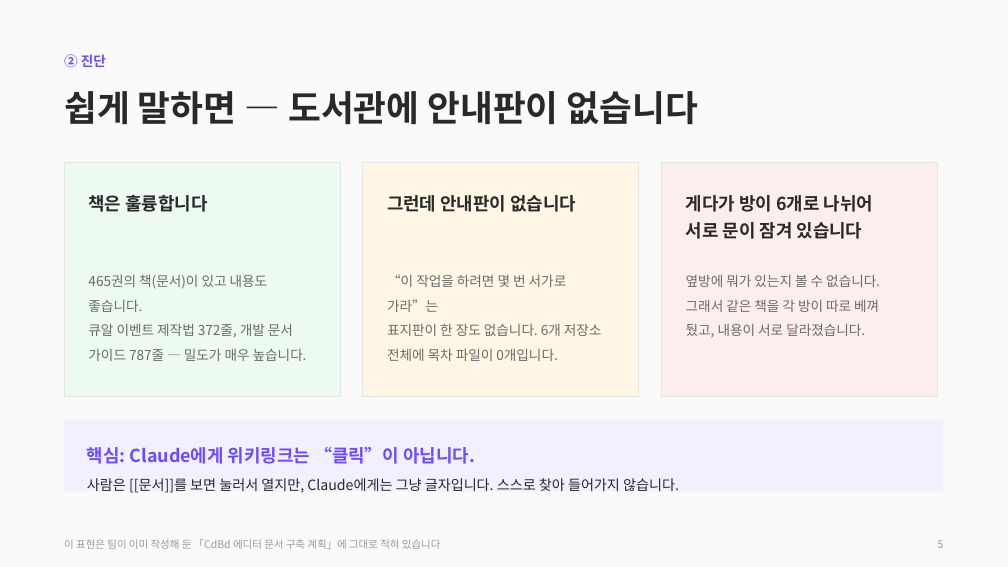
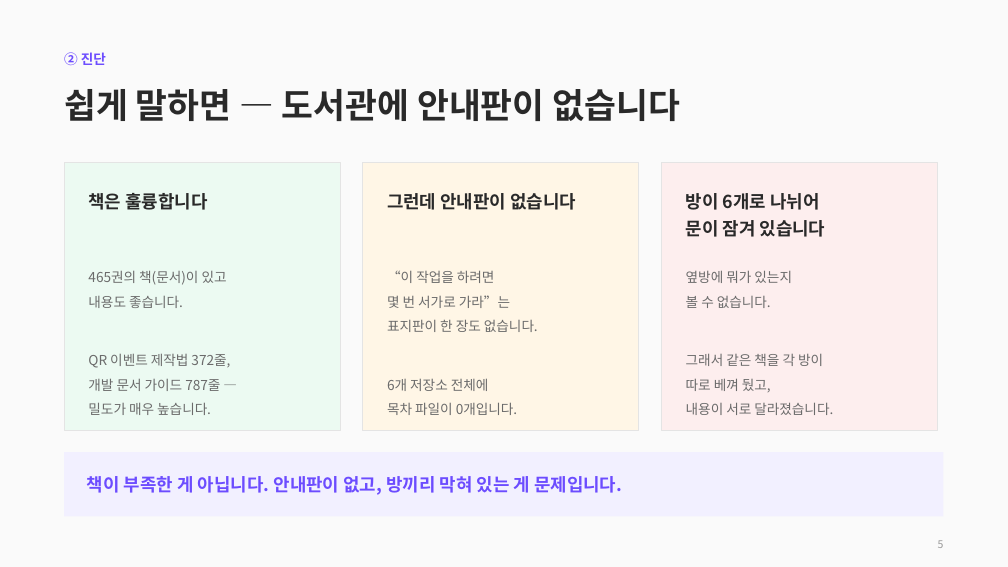
Before and after one commit to CdBd-in/design, a slide deck: slide 6 of CdBd 문서 체계 진단 및 개편 제안.pptx. Drawn at 1008x567 pixels with LibreOffice and Linux fonts; fonts in the diff are those of the drawing. Boxes give left, top, right and bottom in pixels: in the first picture for what was removed or moved away, otherwise in the second. Text is boxed around its words. In the diff, an @@ line names an element or a change of style, - is before the commit and + after.

```diff
--- a/CdBd 문서 체계 진단 및 개편 제안.pptx
+++ b/CdBd 문서 체계 진단 및 개편 제안.pptx
@@ text "쉽게 말하면 — 도서관에 안내판이 ..." at [64,89,680,121]: size 34 to 33 pt @@
@@ rectangle: place and size @@
-rectangle at [64,163,340,397]
+rectangle at [64,163,340,431]
@@ rectangle: place and size @@
-rectangle at [363,163,639,397]
+rectangle at [363,163,639,431]
@@ rectangle: place and size @@
-rectangle at [662,163,938,397]
+rectangle at [662,163,938,431]
@@ text at [686,193,826,237]: text changed @@
-게다가 방이 6개로 나뉘어
-서로 문이 잠겨 있습니다
+방이 6개로 나뉘어
+문이 잠겨 있습니다
@@ text at [88,271,230,415]: text changed @@
-465권의 책(문서)이 있고 내용도 좋습니다.
-큐알 이벤트 제작법 372줄, 개발 문서
-가이드 787줄 — 밀도가 매우 높습니다.
+465권의 책(문서)이 있고
+내용도 좋습니다.
+QR 이벤트 제작법 372줄,
+개발 문서 가이드 787줄 —
+밀도가 매우 높습니다.
@@ text at [387,270,538,415]: text changed @@
-“이 작업을 하려면 몇 번 서가로 가라”는
-표지판이 한 장도 없습니다. 6개 저장소
-전체에 목차 파일이 0개입니다.
+“이 작업을 하려면
+몇 번 서가로 가라”는
+표지판이 한 장도 없습니다.
+6개 저장소 전체에
+목차 파일이 0개입니다.
@@ text at [686,270,833,415]: text changed @@
-옆방에 뭐가 있는지 볼 수 없습니다.
-그래서 같은 책을 각 방이 따로 베껴
-뒀고, 내용이 서로 달라졌습니다.
+옆방에 뭐가 있는지
+볼 수 없습니다.
+그래서 같은 책을 각 방이
+따로 베껴 뒀고,
+내용이 서로 달라졌습니다.
@@ rectangle: place and size @@
-rectangle at [64,420,944,492]
+rectangle at [64,452,944,516]
@@ text at [87,476,622,495]: text changed; size 13.5 to 17 pt; text colour #292929 to #6C4CFF; bold on @@
-핵심: Claude에게 위키링크는 “클릭”이 아닙니다.
-사람은 [[문서]]를 보면 눌러서 열지만, Claude에게는 그냥 글자입니다. 스스로 찾아 들어가지 않습니다.
+책이 부족한 게 아닙니다. 안내판이 없고, 방끼리 막혀 있는 게 문제입니다.
@@ text removed at [64,539,441,549] @@
-이 표현은 팀이 이미 작성해 둔 「CdBd 에디터 문서 구축 계획」에 그대로 적혀 있습니다
```
Also in this commit, not shown: 13 other slides changed, 5 slides added, 2 slides removed.
